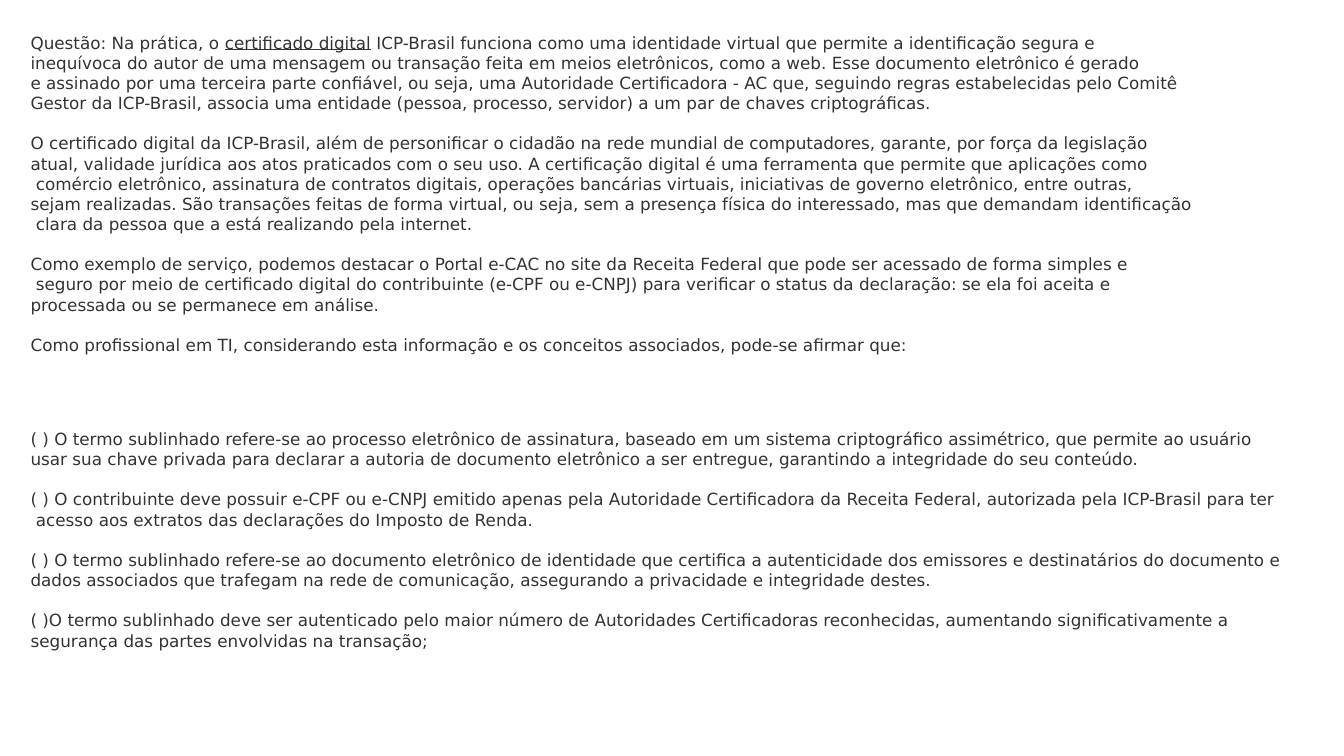
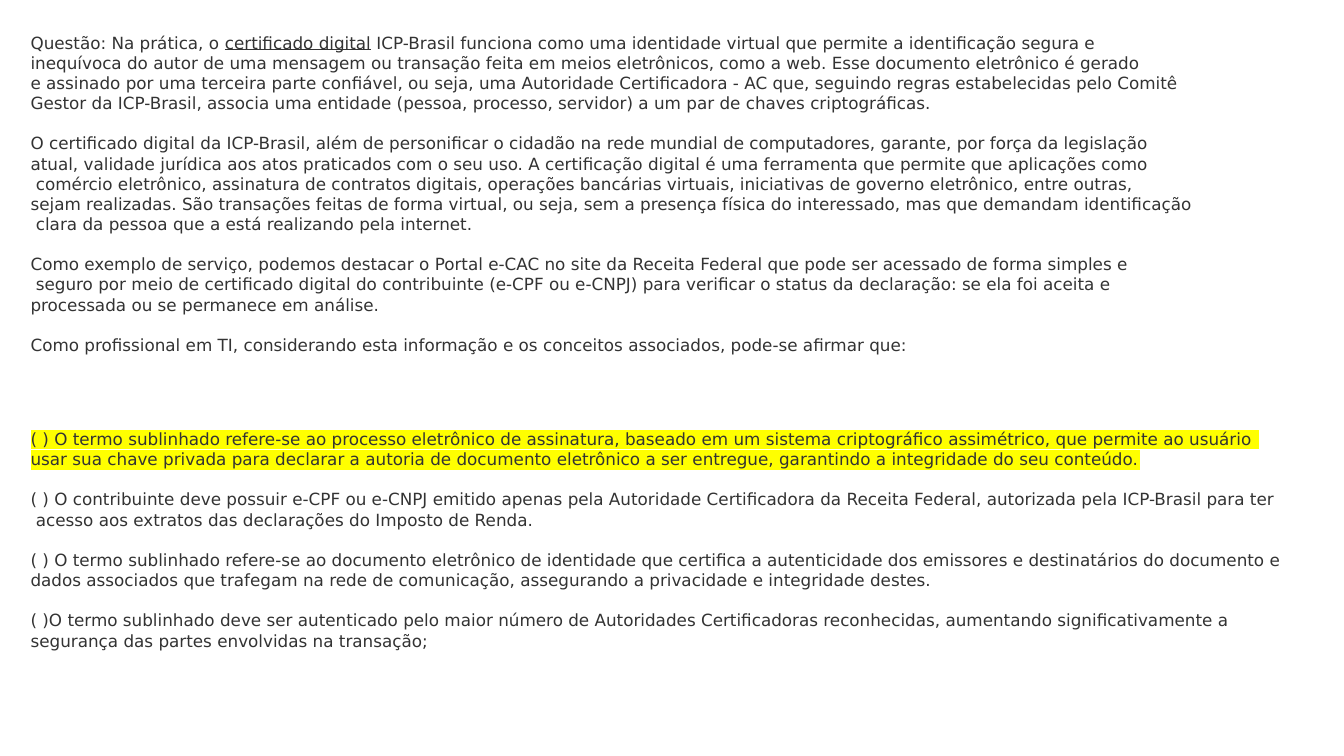
Before and after one commit to jharbes/SEGURANCA-DA-INFORMACAO, a slide deck: slide 16 of Aula_6.pptx. Drawn at 1344x756 pixels with LibreOffice and Linux fonts; fonts in the diff are those of the drawing. Boxes give left, top, right and bottom in pixels: in the first picture for what was removed or moved away, otherwise in the second. Text is boxed around its words. In the diff, an @@ line names an element or a change of style, - is before the commit and + after.

```diff
--- a/Aula_6.pptx
+++ b/Aula_6.pptx
@@ text at (x1=31, y1=432, x2=1251, y2=469): highlight none to #FFFF00 in "( ) O termo sublinhado refere-se ao ...", "usar sua chave privada para declarar a ..." @@
```
Also in this commit, not shown: 8 other slides changed.
